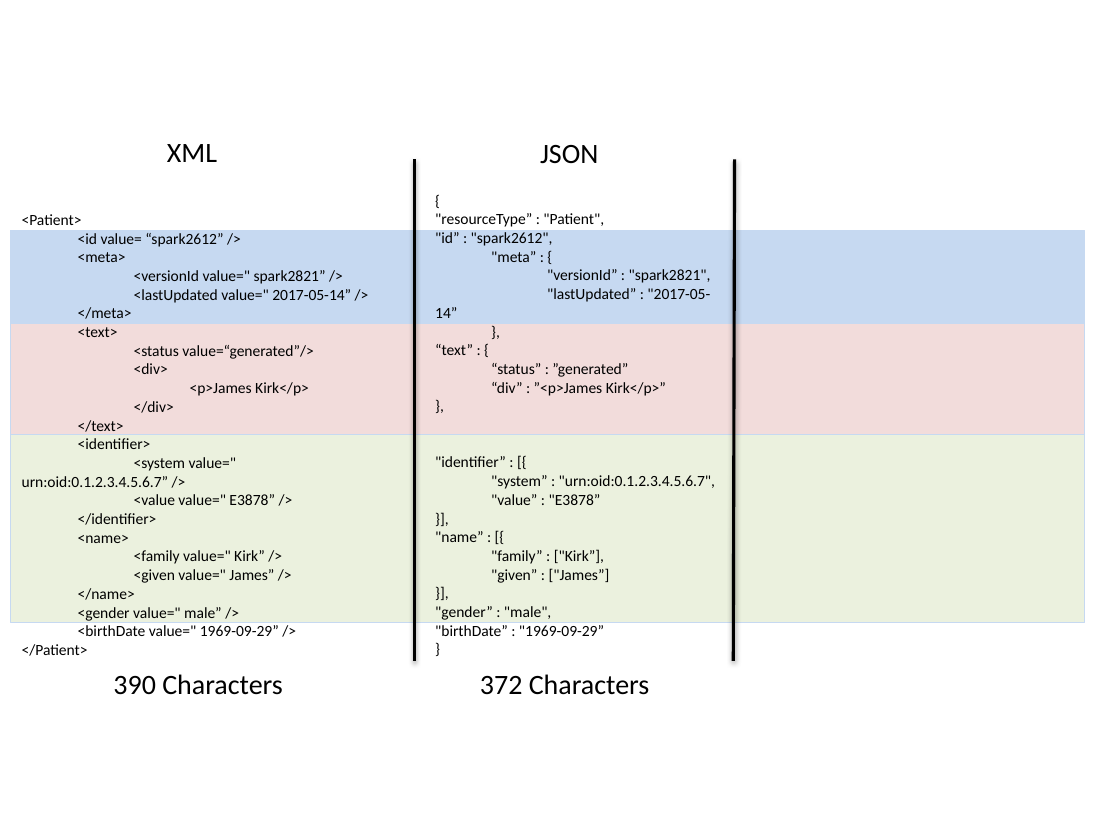
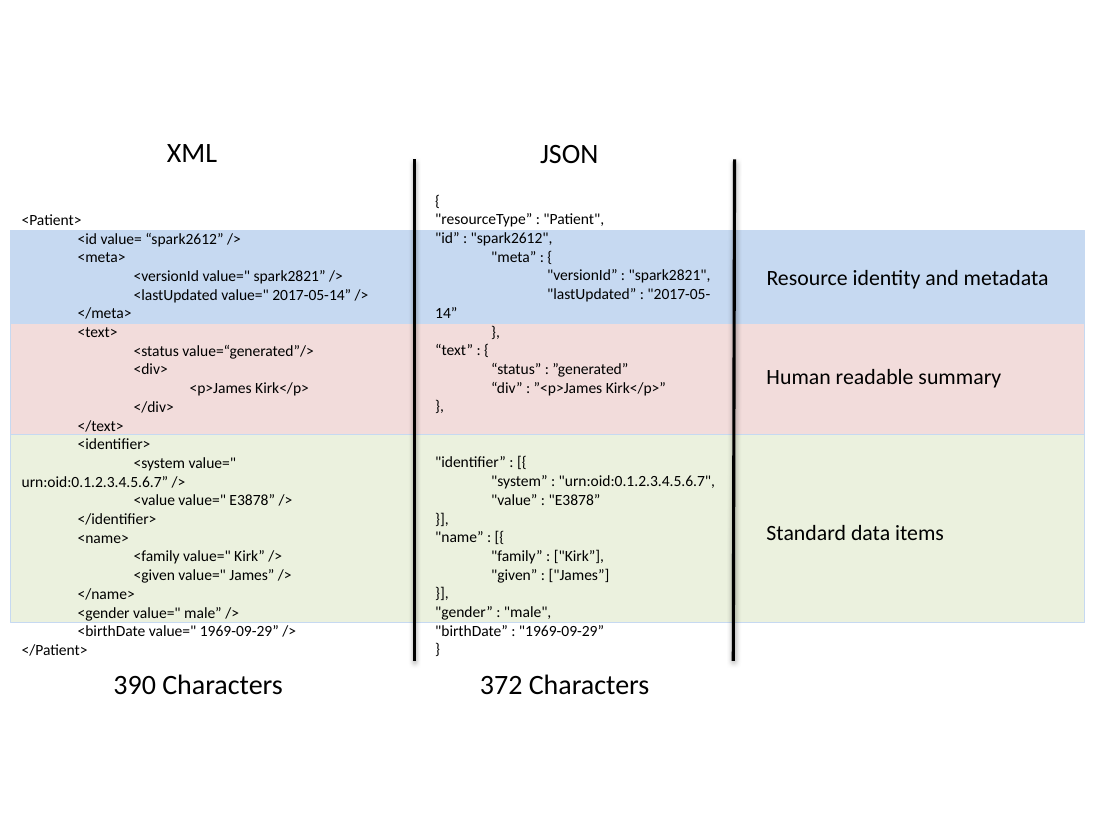
Before and after one commit to jjmmd/fhirprimer, a slide deck: slide 2 of public/Fhir_resource_Examples.pptx. Drawn at 1120x840 pixels with LibreOffice and Linux fonts; fonts in the diff are those of the drawing. Boxes give left, top, right and bottom in pixels: in the first picture for what was removed or moved away, otherwise in the second. Text is boxed around its words. In the diff, an @@ line names an element or a change of style, - is before the commit and + after.

```diff
--- a/public/Fhir_resource_Examples.pptx
+++ b/public/Fhir_resource_Examples.pptx
@@ text added at <box>767,270,1049,289</box>, 14 pt, text #000000 @@
+Resource identity and metadata
@@ text added at <box>766,369,1001,388</box>, 14 pt, text #000000 @@
+Human readable summary
@@ text added at <box>766,525,944,540</box>, 14 pt, text #000000 @@
+Standard data items
```
Also in this commit, not shown: 15 other files.
